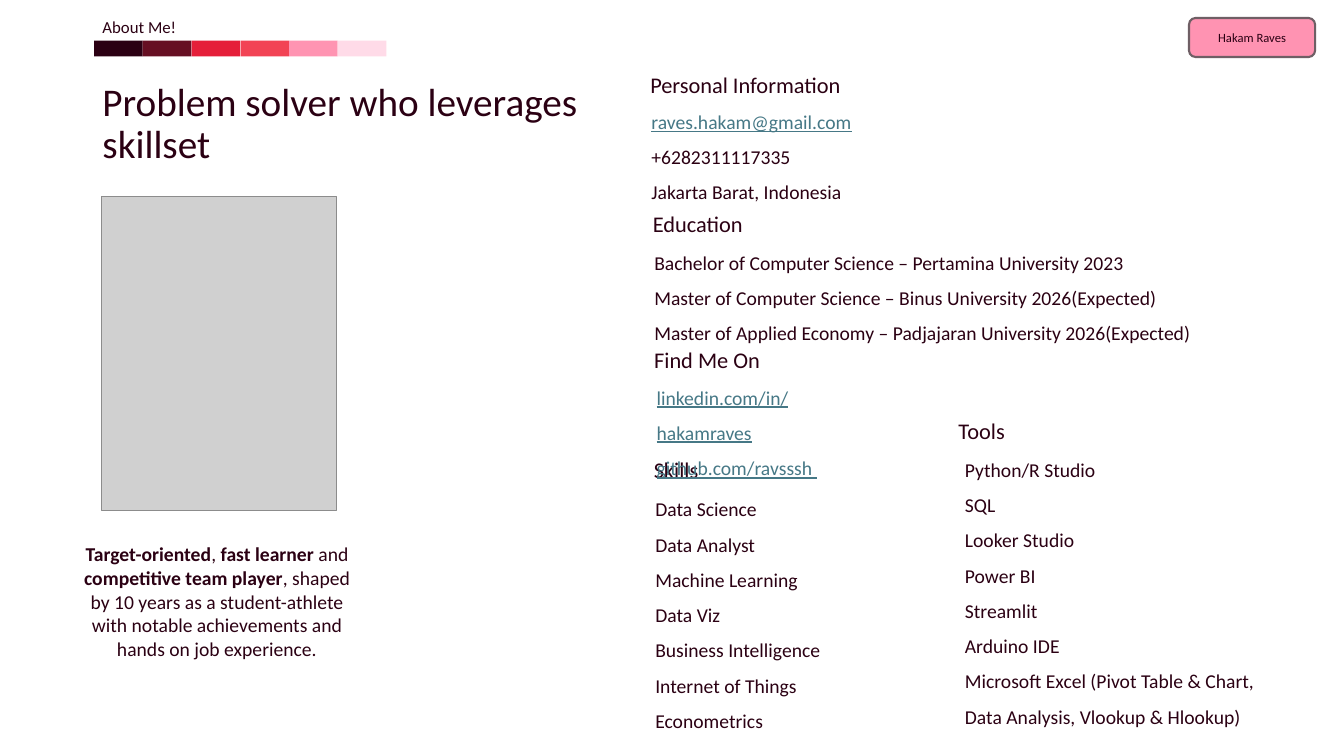
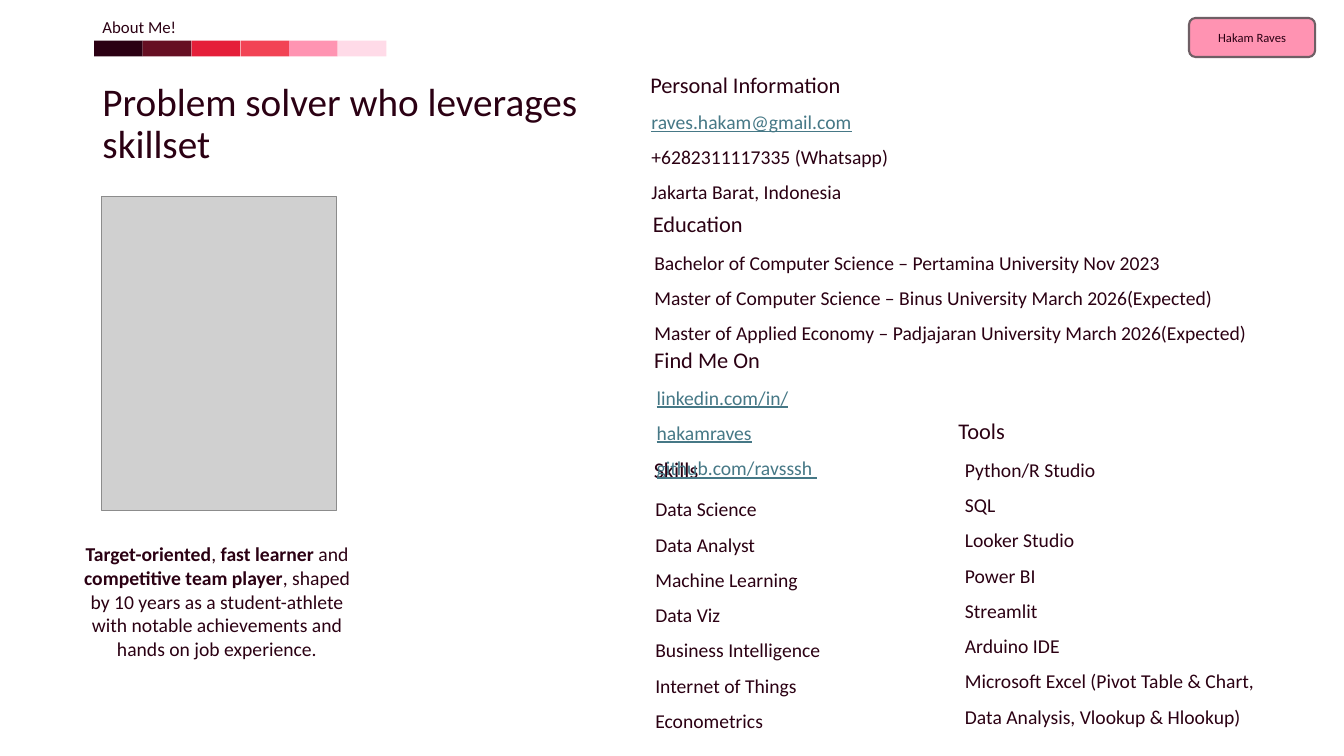
Before and after one commit to ravsssh/ravsssh, a slide deck: slide 2 of Portfolio.pptx. Drawn at 1344x756 pixels with LibreOffice and Linux fonts; fonts in the diff are those of the drawing; grey boxes stand for pictures. Boxes give left, top, right and bottom in pixels: in the first picture for what was removed or moved away, otherwise in the second. Text is boxed around its words. In the diff, an @@ line names an element or a change of style, - is before the commit and + after.

```diff
--- a/Portfolio.pptx
+++ b/Portfolio.pptx
@@ text at box(651, 150, 888, 167): text changed @@
-+6282311117335
++6282311117335 (Whatsapp)
@@ text at box(654, 256, 1246, 344): text changed @@
-Bachelor of Computer Science – Pertamina University 2023
-Master of Computer Science – Binus University 2026(Expected)
-Master of Applied Economy – Padjajaran University 2026(Expected)
+Bachelor of Computer Science – Pertamina University Nov 2023
+Master of Computer Science – Binus University March 2026(Expected)
+Master of Applied Economy – Padjajaran University March 2026(Expected)
```
Also in this commit, not shown: 3 other slides changed, 1 other file.
